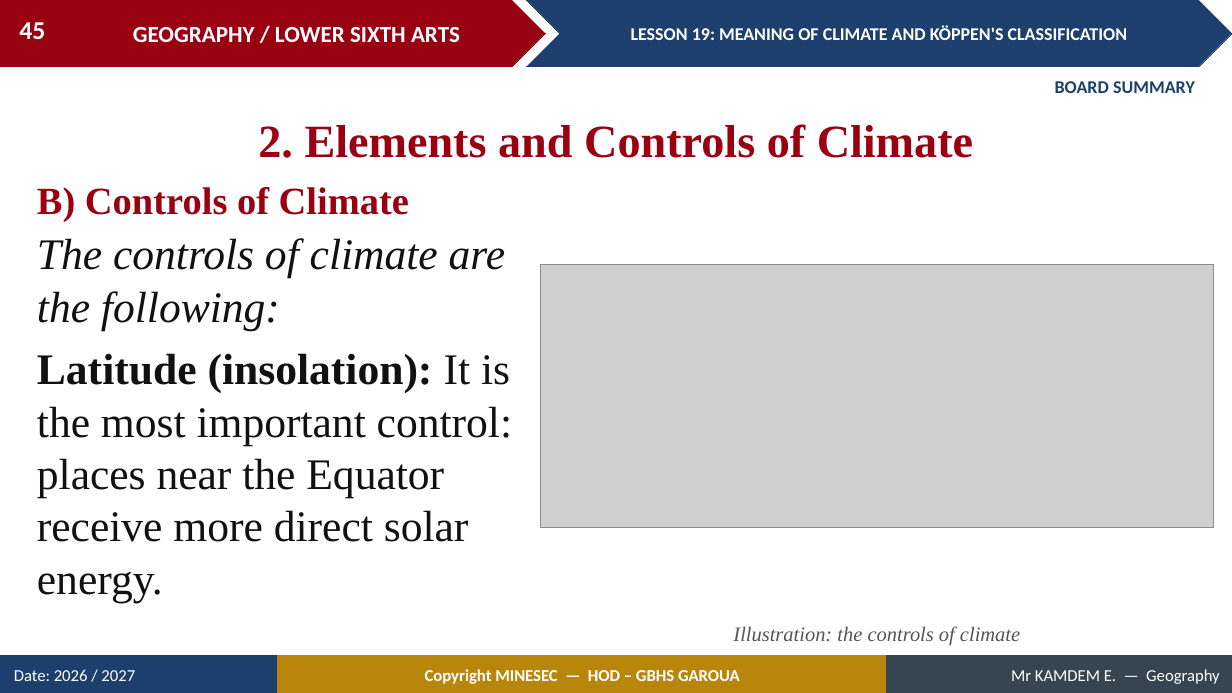
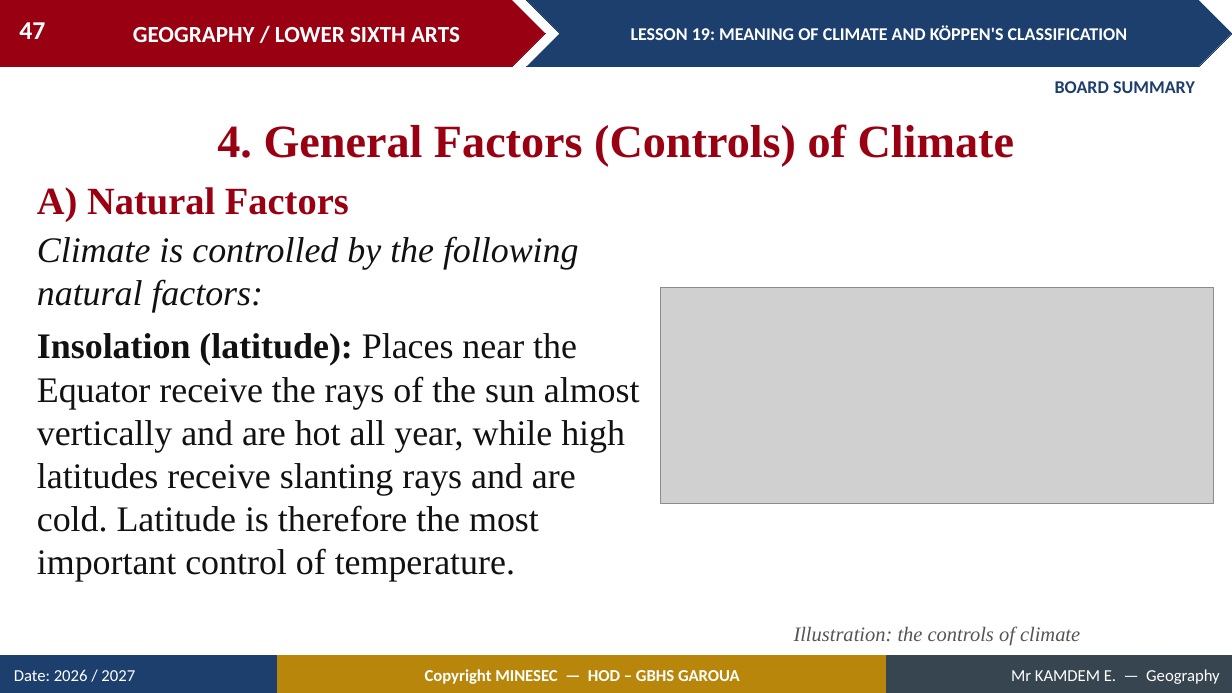
Before and after one commit to Berthautk/linea-github, a slide deck: slide 47 of lecons/LSA/Climatology/01_LSA_CLIM_L19_Meaning_of_Climate_and_K_ppen_s_Classification.pptx (slide 45 before the commit). Drawn at 1232x693 pixels with LibreOffice and Linux fonts; fonts in the diff are those of the drawing; grey boxes stand for pictures. Boxes give left, top, right and bottom in pixels: in the first picture for what was removed or moved away, otherwise in the second. Text is boxed around its words. In the diff, an @@ line names an element or a change of style, - is before the commit and + after.

```diff
--- a/lecons/LSA/Climatology/01_LSA_CLIM_L19_Meaning_of_Climate_and_K_ppen_s_Classification.pptx
+++ b/lecons/LSA/Climatology/01_LSA_CLIM_L19_Meaning_of_Climate_and_K_ppen_s_Classification.pptx
@@ page number at (19,22,45,39): text changed @@
-45
+47
@@ text at (217,124,1014,166): text changed @@
-2. Elements and Controls of Climate
+4. General Factors (Controls) of Climate
@@ text at (37,187,349,222): text changed @@
-B) Controls of Climate
+A) Natural Factors
@@ text at (37,236,640,582): text changed; size 34 to 28 pt @@
-The controls of climate are the following:
-Latitude (insolation): It is the most important control: places near the Equator receive more direct solar energy.
+Climate is controlled by the following natural factors:
+Insolation (latitude): Places near the Equator receive the rays of the sun almost vertically and are hot all year, while high latitudes receive slanting rays and are cold. Latitude is therefore the most important control of temperature.
@@ picture: place and size @@
-picture at (541,264,1214,527)
+picture at (661,288,1214,505)
@@ text "Illustration: the controls of climate": place and size @@
-text "Illustration: the controls of climate" at (733,626,1020,646)
+text "Illustration: the controls of climate" at (794,626,1080,646)
```
Also in this commit, not shown: 13 other slides changed, 10 slides added, 4 slides removed, 4 other files.
